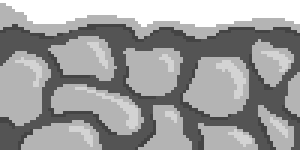
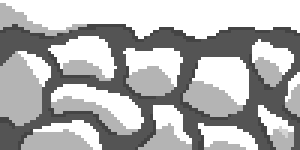
The second (300, 150) image is a revision of the first. Changes to its layers:
painted on "Neige" over (21, 15, 300, 150)
painted on "Pierres" over (15, 51, 39, 87)
